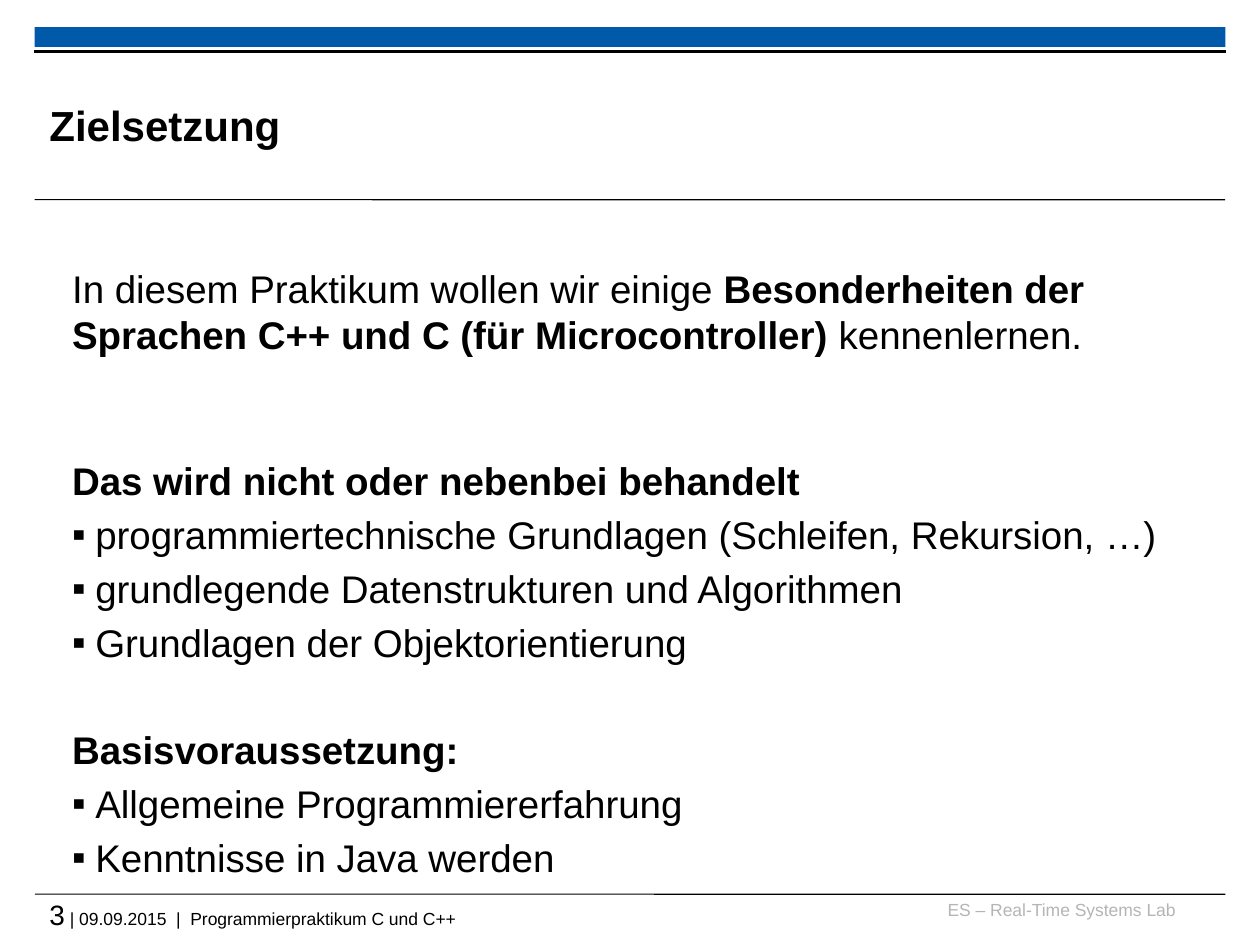
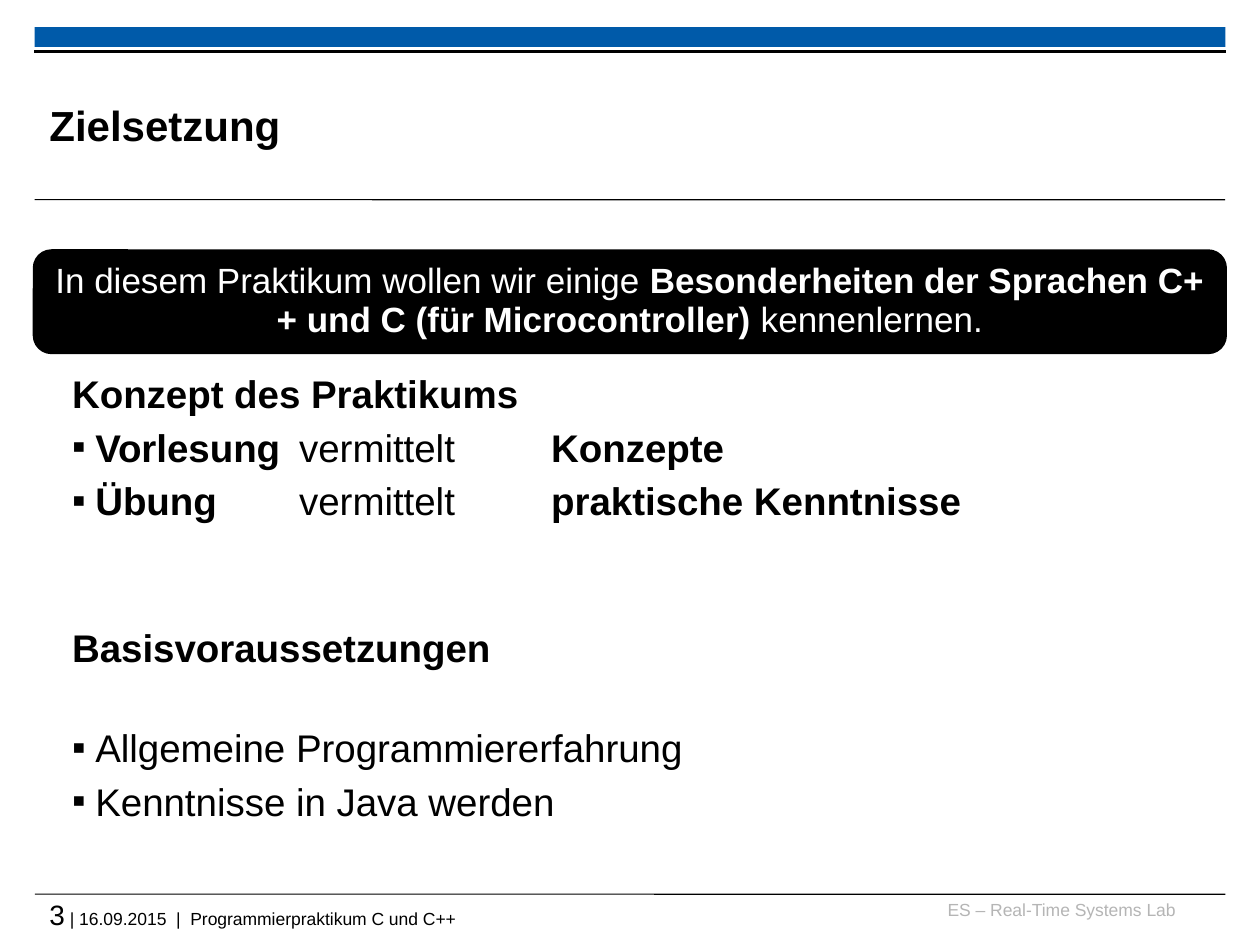
Before and after one commit to h82k/tud-cppp, a slide deck: slide 3 of cppp_lecture.pptx. Drawn at 1260x945 pixels with LibreOffice and Linux fonts; fonts in the diff are those of the drawing; background and template pictures are left out. Boxes give left, top, right and bottom in pixels: in the first picture for what was removed or moved away, otherwise in the second. Text is boxed around its words. In the diff, an @@ line names an element or a change of style, - is before the commit and + after.

```diff
--- a/cppp_lecture.pptx
+++ b/cppp_lecture.pptx
@@ rounded rectangle added at <box>34,251,1225,352</box>, fill #000000, outline #000000 2 pt, 20 pt, text #FFFFFF, bold @@
+In diesem Praktikum wollen wir einige Besonderheiten der Sprachen C++ und C (für Microcontroller) kennenlernen.
@@ text "Konzept des Praktikums": place and size @@
-text "Konzept des Praktikums" at <box>72,275,1095,873</box>
+text "Konzept des Praktikums" at <box>72,380,961,817</box>
@@ text at <box>72,380,961,669</box>: text changed; bold on @@
-  In diesem Praktikum wollen wir einige Besonderheiten der Sprachen C++ und C (für Microcontroller) kennenlernen.
-  Das wird nicht oder nebenbei behandelt
-  ▪ programmiertechnische Grundlagen (Schleifen, Rekursion, …)
-  ▪ grundlegende Datenstrukturen und Algorithmen
-  ▪ Grundlagen der Objektorientierung
-  Basisvoraussetzung:
+  Konzept des Praktikums
+  ▪ Vorlesung vermittelt Konzepte
+  ▪ Übung vermittelt praktische Kenntnisse
+  Basisvoraussetzungen
@@ text at <box>49,905,456,929</box>: text changed @@
-3 | 09.09.2015 | Programmierpraktikum C und C++
+3 | 16.09.2015 | Programmierpraktikum C und C++
```
Also in this commit, not shown: 28 other slides changed, 5 slides added, 3 slides removed.
